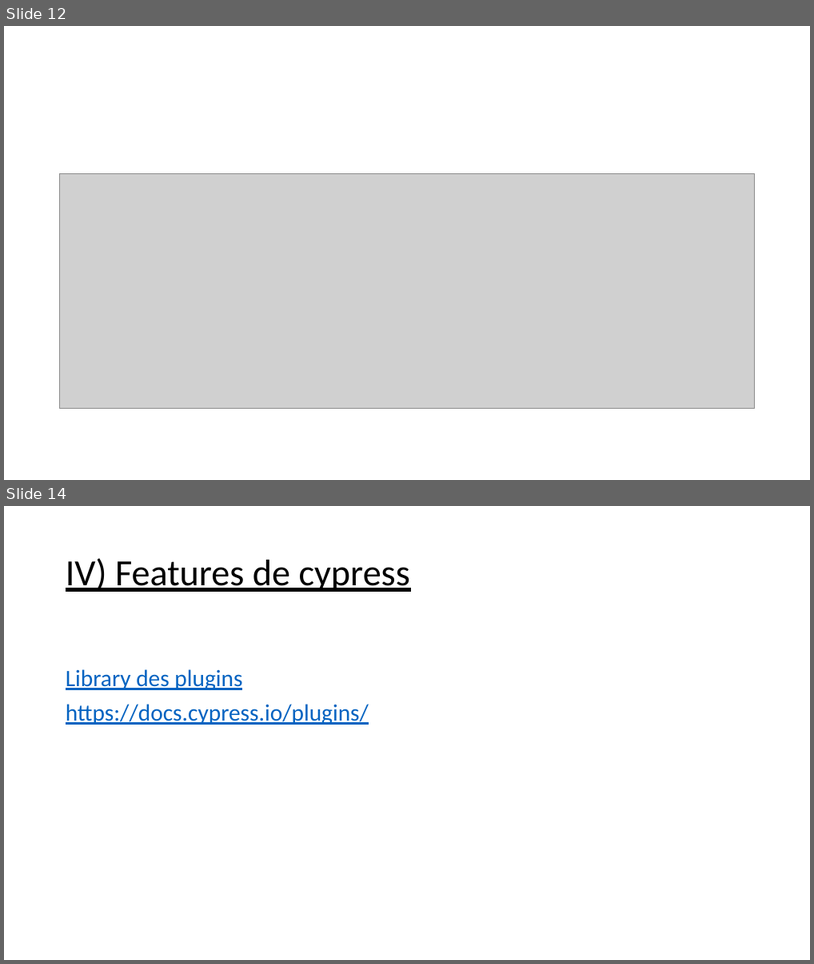
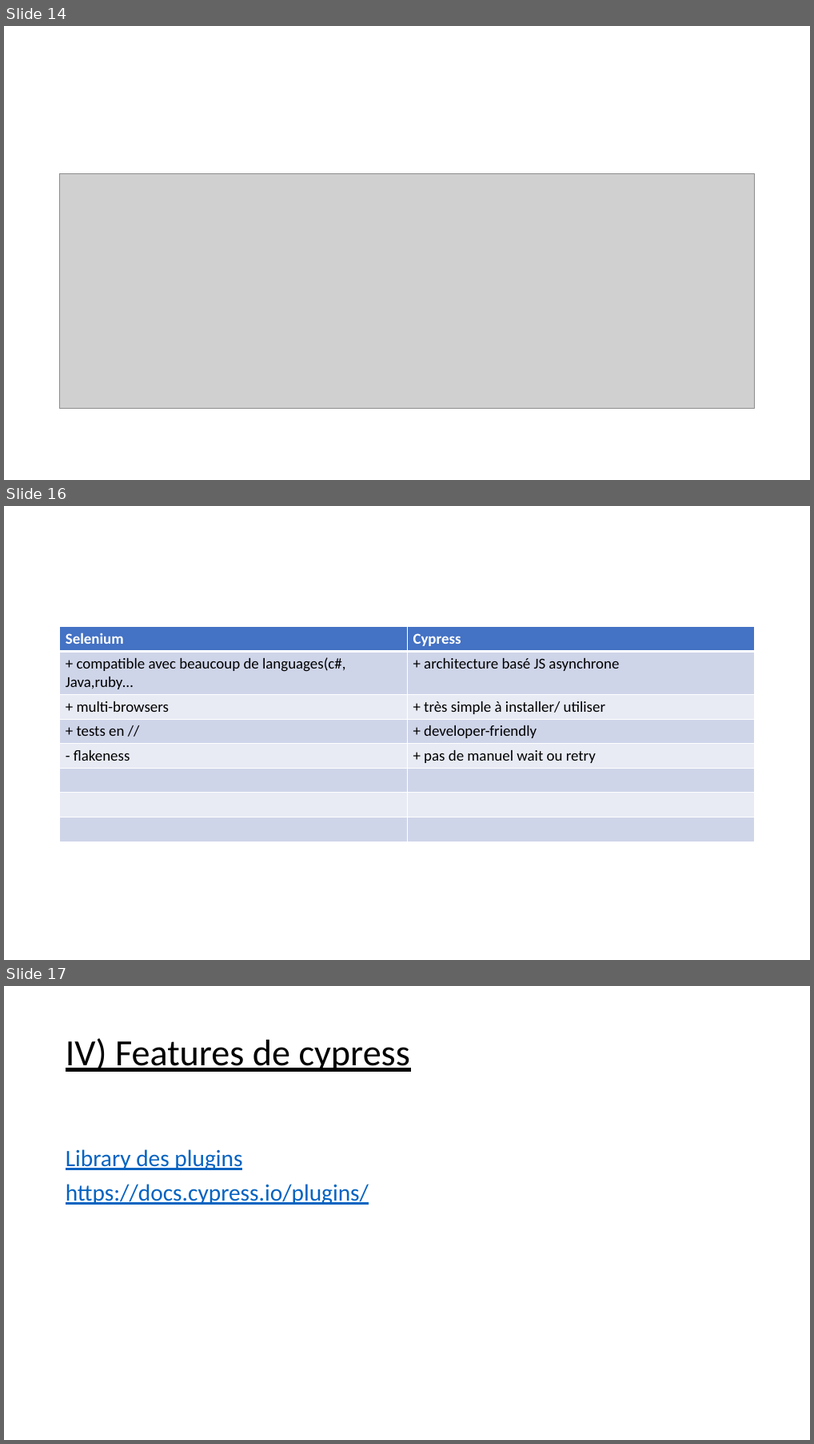
Before and after one commit to seblast312/cypress_youtube, a slide deck: Cypress.pptx. Shown one above the other, each under a label of ours: slides 12 and 14 before the commit, slides 14, 16 and 17 after it; the slides between them are not shown. The pictures are 814x964 and 814x1444 pixels, drawn with LibreOffice and Linux fonts; fonts in the diff are those of the drawing; grey boxes stand for pictures. Boxes give left, top, right and bottom in pixels: in the first picture for what was removed or moved away, otherwise in the second. Text is boxed around its words. In the diff, an @@ line names an element or a change of style, - is before the commit and + after.

```diff
--- a/Cypress.pptx
+++ b/Cypress.pptx
@@ slide 16 added at <box>4,506,810,960</box>, background #FFFFFF @@
@@ table added at <box>60,627,755,841</box>, 8 rows, 2 columns @@
+Selenium | Cypress
++ compatible avec beaucoup de languages(c#, Java,ruby… | + architecture basé JS asynchrone
++ multi-browsers | + très simple à installer/ utiliser
++ tests en // | + developer-friendly
+- flakeness | + pas de manuel wait ou retry
+ | 
+ | 
+ | 
@@ what was slide 12 is now slide 14 @@
@@ what was slide 14 is now slide 17 @@
```
Also in this commit, not shown: 5 slides changed, 2 other slides added, 5 other files.
